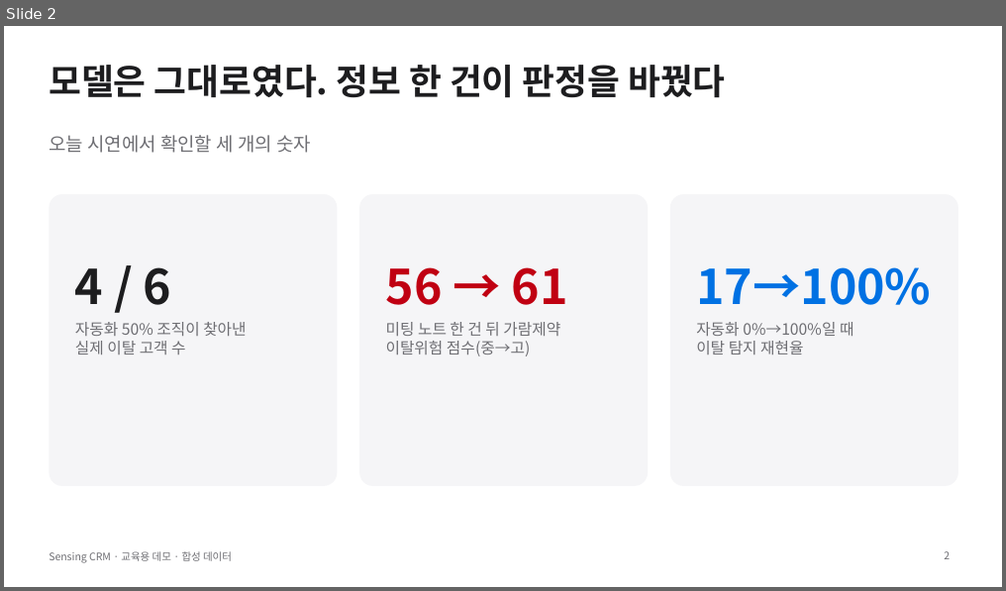
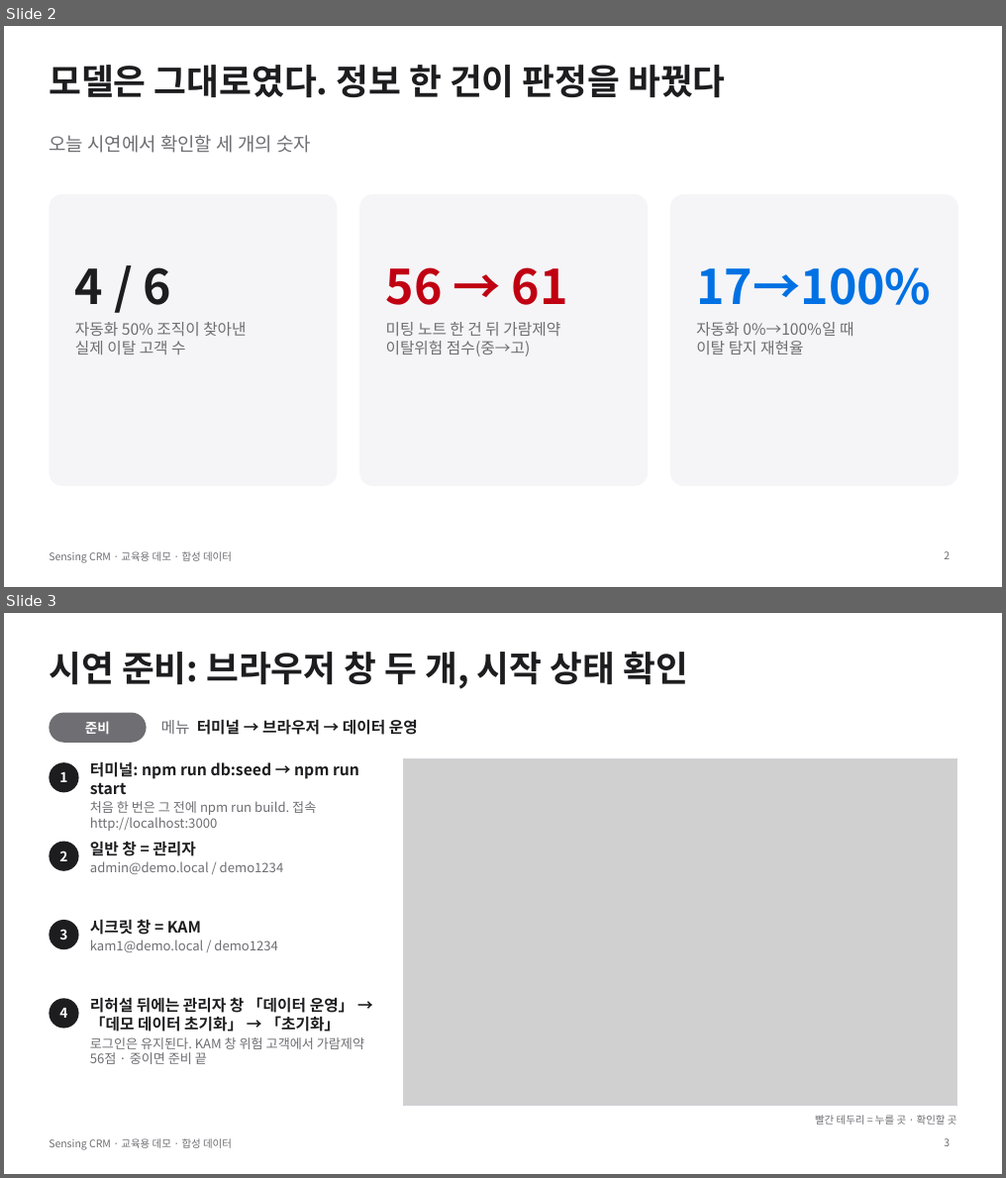
Before and after one commit to donchang07/work2, a slide deck: sensing-crm/docs/lecture/sensing-crm-demo.pptx. Shown one above the other, each under a label of ours: slide 2 before the commit, slides 2 and 3 after it. The pictures are 1006x591 and 1006x1178 pixels, drawn with LibreOffice and Linux fonts; fonts in the diff are those of the drawing; grey boxes stand for pictures. Boxes give left, top, right and bottom in pixels: in the first picture for what was removed or moved away, otherwise in the second. Text is boxed around its words. In the diff, an @@ line names an element or a change of style, - is before the commit and + after.

```diff
--- a/sensing-crm/docs/lecture/sensing-crm-demo.pptx
+++ b/sensing-crm/docs/lecture/sensing-crm-demo.pptx
@@ slide 3 added at (4, 613, 1002, 1174), background #FFFFFF; not listed: 1 template element that a slide beside it also shows @@
@@ title added at (49, 652, 688, 689), 34 pt, text #1D1D1F, bold @@
+시연 준비: 브라우저 창 두 개, 시작 상태 확인
@@ rounded rectangle added at (49, 713, 147, 743), fill #6E6E73 @@
@@ text added at (85, 721, 110, 734), 13 pt, text #FFFFFF, bold @@
+준비
@@ text added at (161, 719, 418, 735), 15 pt, text #1D1D1F, bold @@
+메뉴 터미널 → 브라우저 → 데이터 운영
@@ picture added at (403, 759, 957, 1105) @@
@@ rectangle added at (403, 759, 957, 1105), outline #D2D2D7 1 pt @@
@@ ellipse added at (49, 762, 79, 792), fill #1D1D1F @@
@@ text added at (59, 772, 67, 782), 13 pt, text #FFFFFF, bold @@
+1
@@ text added at (90, 761, 359, 831), 12.5 pt, text #6E6E73 @@
+터미널: npm run db:seed → npm run start
+처음 한 번은 그 전에 npm run build. 접속 http://localhost:3000
@@ ellipse added at (49, 842, 79, 871), fill #1D1D1F @@
@@ text added at (90, 841, 284, 874), 12.5 pt, text #6E6E73 @@
+일반 창 = 관리자
+admin@demo.local / demo1234
@@ text added at (59, 851, 67, 861), 13 pt, text #FFFFFF, bold @@
+2
@@ ellipse added at (49, 920, 79, 950), fill #1D1D1F @@
@@ text added at (59, 929, 67, 940), 13 pt, text #FFFFFF, bold @@
+3
@@ text added at (90, 919, 278, 953), 12.5 pt, text #6E6E73 @@
+시크릿 창 = KAM
+kam1@demo.local / demo1234
@@ ellipse added at (49, 998, 79, 1029), fill #1D1D1F @@
@@ text added at (90, 997, 364, 1064), 15 pt, text #1D1D1F, bold @@
+리허설 뒤에는 관리자 창 「데이터 운영」 → 「데모 데이터 초기화」 → 「초기화」
+로그인은 유지된다. KAM 창 위험 고객에서 가람제약 56점 · 중이면 준비 끝
@@ text added at (59, 1008, 67, 1018), 13 pt, text #FFFFFF, bold @@
+4
@@ text added at (815, 1115, 957, 1125), 10 pt, text #6E6E73 @@
+빨간 테두리 = 누를 곳 · 확인할 곳
@@ page number added at (944, 1139, 949, 1147), 10 pt, text #6E6E73 @@
+3
```
Also in this commit, not shown: 6 slides changed, 15 other slides added, 2 slides removed, 36 other files.
